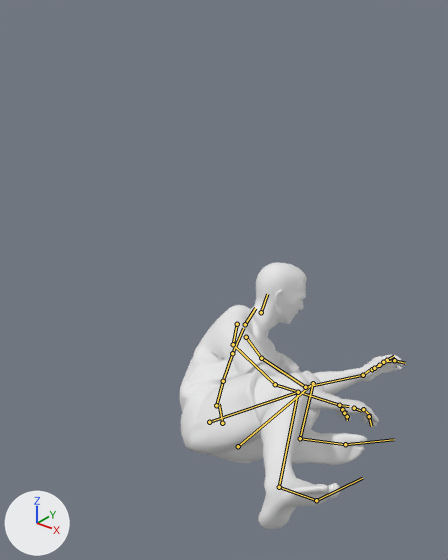
Renders of the glTF model frontend/public/futevolei/assets/models/mainha-rig.glb from each side of a commit.
The view is the same before and after, from a camera (50 mm lens) standing at (67.3, -83.7, 93.0) and looking at (-0.5, 1.0, 40.5). Arrows for +X, +Y and +Z are at lower left; the lights stay in place. The older version comes first. Both versions are drawn at frame 42 of the action 'shark'; the numbers are the values there. The bones that bend it are drawn over the model as lines.

In view in the first picture: 'tripo_node_544ed197'.
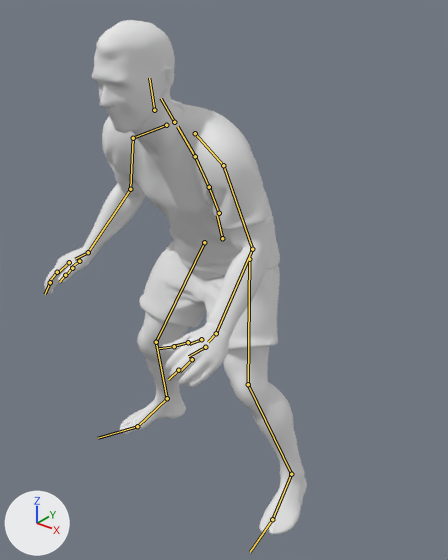
The edits, one by one:
Bone 'mixamorigHips' (bone_mixamorighips) moves from (0.0, 6.9, -53.8) to (0.0, 49.8, -53.8).
Bone 'mixamorigHips' (bone_mixamorighips) turns from (-130, 32, -74) to (17, -3, 0) degrees about its own x, y and z.
Bone 'mixamorigLeftUpLeg' (bone_mixamorigleftupleg) turns from (126, -3, -30) to (43, -13, 6) degrees about its own x, y and z.
Bone 'mixamorigLeftLeg' (bone_mixamorigleftleg) turns from (-132, -3, 5) to (-36, 3, 1) degrees about its own x, y and z.
Bone 'mixamorigLeftFoot' (bone_mixamorigleftfoot) turns from (16, 1, 15) to (8, -5, -12) degrees about its own x, y and z.
Bone 'mixamorigLeftToeBase' (bone_mixamoriglefttoebase) turns from (-5, 1, 0) to (5, -1, 0) degrees about its own x, y and z.
Bone 'mixamorigSpine' (bone_mixamorigspine) turns from (35, 8, 7) to (16, -2, -1) degrees about its own x, y and z.
Bone 'mixamorigSpine1' (bone_mixamorigspine1) turns from (5, 1, 3) to (5, 0, -2) degrees about its own x, y and z.
Bone 'mixamorigSpine2' (bone_mixamorigspine2) turns from (6, 1, 3) to (5, 0, 0) degrees about its own x, y and z.
Bone 'mixamorigNeck' (bone_mixamorigneck) turns from (6, 4, 5) to (-8, 1, 2) degrees about its own x, y and z.
Bone 'mixamorigHead' (bone_mixamorighead) turns from (-2, 46, 25) to (-26, 5, -2) degrees about its own x, y and z.
Bone 'mixamorigLeftShoulder' (bone_mixamorigleftshoulder) turns from (-14, 12, 22) to (-10, -7, 24) degrees about its own x, y and z.
Bone 'mixamorigLeftArm' (bone_mixamorigleftarm) turns from (-47, -22, 53) to (5, -13, 10) degrees about its own x, y and z.
Bone 'mixamorigLeftHand' (bone_mixamoriglefthand) turns from (-29, 3, -37) to (-53, 2, -24) degrees about its own x, y and z.
Bone 'mixamorigLeftHandIndex1' (bone_mixamoriglefthandindex1) turns from (3, -1, 17) to (17, -10, 34) degrees about its own x, y and z.
Bone 'mixamorigRightShoulder' (bone_mixamorigrightshoulder) turns from (36, -10, -36) to (-11, 9, -31) degrees about its own x, y and z.
Bone 'mixamorigRightArm' (bone_mixamorigrightarm) turns from (-31, -21, -46) to (10, 14, 11) degrees about its own x, y and z.
Bone 'mixamorigRightForeArm' (bone_mixamorigrightforearm) turns from (-4, -2, -19) to (-3, -3, -36) degrees about its own x, y and z.
Bone 'mixamorigRightHand' (bone_mixamorigrighthand) turns from (-26, -32, -5) to (-43, 6, 8) degrees about its own x, y and z.
Bone 'mixamorigRightHandIndex1' (bone_mixamorigrighthandindex1) turns from (1, 0, -2) to (8, 2, -12) degrees about its own x, y and z.
Bone 'mixamorigRightHandIndex2' (bone_mixamorigrighthandindex2) turns from (-7, 0, 1) to (-16, 3, 10) degrees about its own x, y and z.
Bone 'mixamorigRightHandIndex3' (bone_mixamorigrighthandindex3) turns from (23, 2, -24) to (14, 0, -14) degrees about its own x, y and z.
Bone 'mixamorigRightUpLeg' (bone_mixamorigrightupleg) turns from (72, 7, -9) to (46, 11, 1) degrees about its own x, y and z.
Bone 'mixamorigRightLeg' (bone_mixamorigrightleg) turns from (-80, -4, -5) to (-41, -3, -8) degrees about its own x, y and z.
Bone 'mixamorigRightFoot' (bone_mixamorigrightfoot) turns from (-6, 10, 5) to (9, 10, 6) degrees about its own x, y and z.
Bone 'mixamorigRightToeBase' (bone_mixamorigrighttoebase) turns from (-3, -1, 0) to (3, 1, 0) degrees about its own x, y and z.

Boxes (x1, y1, x2, y2) around the edits, measured in the pictures (448 x 560 px):
'tripo_node_544ed197', posed (17% wider, 93% taller): before (180, 263, 404, 529); after (45, 20, 307, 535)
bone 'mixamorigHips', root to tip: before (222, 423) to (219, 404); after (222, 238) to (217, 215)
bone 'mixamorigLeftUpLeg', root to tip: before (238, 446) to (313, 383); after (249, 259) to (248, 384)
bone 'mixamorigLeftLeg', root to tip: before (313, 383) to (300, 438); after (248, 384) to (291, 474)
bone 'mixamorigLeftFoot', root to tip: before (300, 438) to (345, 444); after (291, 474) to (272, 519)
bone 'mixamorigLeftToeBase', root to tip: before (345, 444) to (394, 439); after (272, 519) to (250, 552)
bone 'mixamorigSpine', root to tip: before (216, 405) to (223, 381); after (219, 213) to (209, 187)
bone 'mixamorigSpine1', root to tip: before (223, 381) to (232, 353); after (209, 187) to (195, 156)
bone 'mixamorigSpine2', root to tip: before (232, 353) to (243, 328); after (195, 156) to (177, 126)
bone 'mixamorigNeck', root to tip: before (245, 324) to (255, 308); after (174, 122) to (161, 98)
bone 'mixamorigHead', root to tip: before (261, 312) to (267, 294); after (154, 110) to (149, 78)
bone 'mixamorigLeftShoulder', root to tip: before (246, 337) to (261, 358); after (195, 133) to (223, 165)
bone 'mixamorigLeftArm', root to tip: before (261, 358) to (305, 387); after (223, 165) to (252, 249)
bone 'mixamorigLeftHand', root to tip: before (363, 375) to (371, 369); after (216, 333) to (208, 342)
bone 'mixamorigLeftHandIndex1', root to tip: before (374, 368) to (384, 362); after (205, 347) to (188, 356)
bone 'mixamorigRightShoulder', root to tip: before (237, 324) to (233, 344); after (166, 125) to (133, 138)
bone 'mixamorigRightArm', root to tip: before (233, 344) to (275, 384); after (133, 138) to (130, 189)
bone 'mixamorigRightForeArm', root to tip: before (275, 384) to (339, 405); after (130, 189) to (88, 252)
bone 'mixamorigRightHand', root to tip: before (339, 405) to (349, 406); after (88, 252) to (75, 259)
bone 'mixamorigRightHandIndex1', root to tip: before (354, 408) to (361, 411); after (69, 262) to (58, 272)
bone 'mixamorigRightHandIndex2', root to tip: before (363, 409) to (370, 415); after (57, 272) to (49, 282)
bone 'mixamorigRightHandIndex3', root to tip: before (369, 416) to (371, 426); after (50, 282) to (45, 294)
bone 'mixamorigRightUpLeg', root to tip: before (209, 422) to (298, 392); after (204, 242) to (156, 342)
bone 'mixamorigRightLeg', root to tip: before (298, 392) to (279, 487); after (156, 342) to (167, 398)
bone 'mixamorigRightFoot', root to tip: before (279, 487) to (316, 500); after (167, 398) to (137, 426)
bone 'mixamorigRightToeBase', root to tip: before (316, 500) to (362, 478); after (137, 426) to (98, 438)
